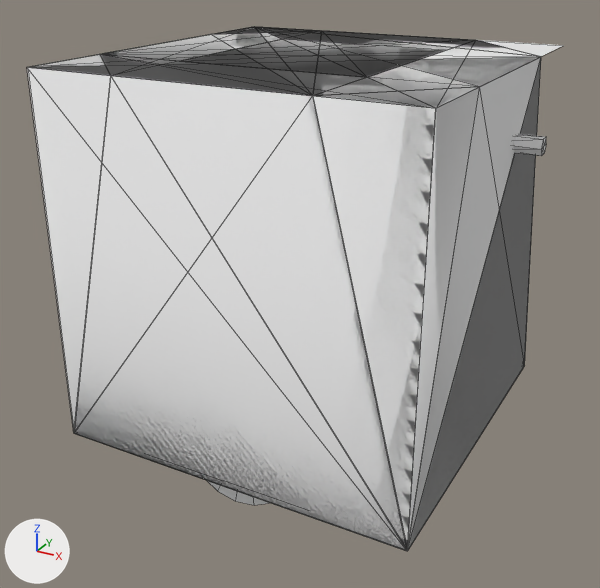
One commit to the OBJ model res/raw/l33_models.obj: the scene before it, then after it.
Camera for both pictures: a 50 mm lens placed at (1.008, -1.929, 1.293), pointed at (-0.023, -0.054, 0.356). Arrows for +X, +Y and +Z are at lower left; the lights stay in place. Mesh edges are drawn as thin lines. Where no turn or scale is listed for an object, it has been applied to the vertices. Vertices at the same position are counted once.

Objects in the first picture: 'l33_models'.
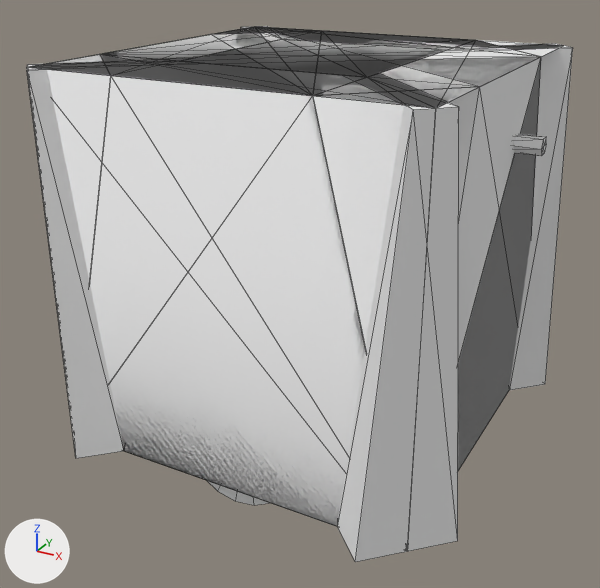
Where the change shows, as pixel boxes [x1, y1, x2, y2] in the pictures (600 x 588 px):
'l33_models', reshaped
    before: [27, 27, 564, 551]
    after: [27, 26, 573, 562]
part 1 of me_l33_models, built on
    after: [27, 26, 573, 562]

What the commit changed:
me_l33_models is used by ob_l33_models.
me_l33_models had 599 vertices, 998 faces and spanned x -0.531..0.568, y -0.5..0.513, z -0.124..1.0.
me_l33_models now has 627 vertices, 1042 faces and spans x -0.588..0.588, y -0.588..0.588, z -0.124..1.0.
Part 1, on me_l33_models:
15 vertices are removed from x -0.5..0.5, y -0.5..0.5, z 0.016..1.0.
4 faces are deleted.
33 vertices move from x -0.4..0.4, y -0.309..0.309, z 0.0..0.659 to x -0.329..0.329, y -0.254..0.254, z 0.0..0.542.
43 vertices are added at x -0.588..0.588, y -0.588..0.588, z 0.0..1.0.
48 new faces join them.
